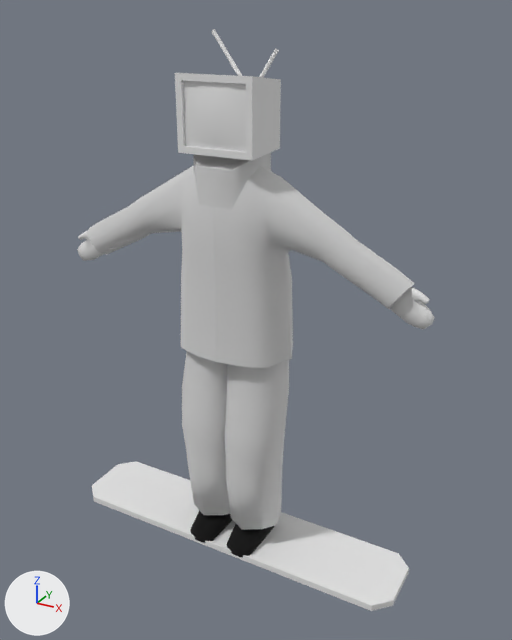
Two versions of the FBX model Assets/Meshes/SM_Character_Antiope.fbx, one commit apart.
Before and after are seen from a 50 mm lens placed at (1.37, -2.32, 2.24), pointed at (0.08, 0.04, 1.06). Lighting does not change. The marker at lower left points along +X, +Y and +Z. The first picture is the older version.

The first picture shows 'BoardPlaceholder', 'Boot', 'Coat', 'Cube', 'Hand', 'Pants'.
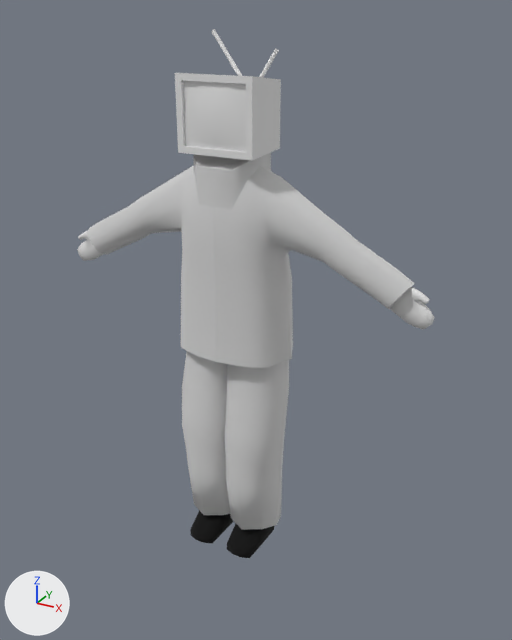
Where the newer file only moved an object's origin or applied its transform, the numbers keep the older frame.

Boxes (x1, y1, x2, y2) around the edits, measured in the pictures (512 x 640 px):
'BoardPlaceholder', deleted
    before: (92, 461, 409, 611)

The change, as a diff of the scene's bpy script:
```diff
--- a/Assets/Meshes/SM_Character_Antiope.fbx.py
+++ b/Assets/Meshes/SM_Character_Antiope.fbx.py
@@ ob_boardplaceholder @@
-ob_boardplaceholder = bpy.data.objects.new('BoardPlaceholder', me_cube_006)
-ob_boardplaceholder.location = (0.0, 0.0, 0.0)
```
